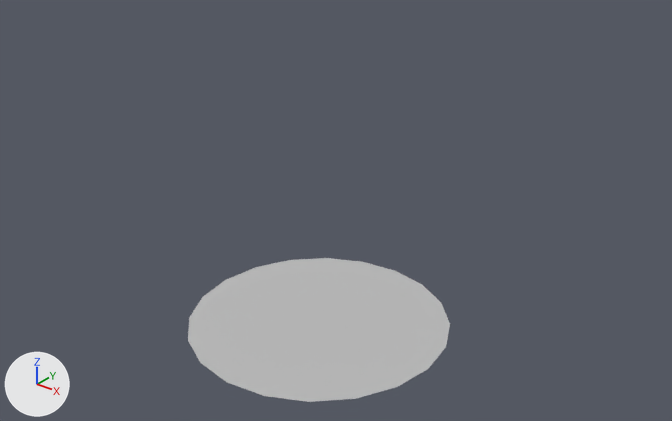
The FBX model The Demon King/Assets/SandBoxes/AlexO/VFX/SM_EvolveAura.fbx, before and after one commit.
Before and after are seen from a 50 mm lens placed at (4.25, -5.09, 4.24), pointed at (0.3, -0.15, 1.17). Every picture has the same lights, and +X, +Y and +Z are marked at lower left. Where no turn or scale is listed for an object, it has been applied to the vertices.

Names of what the first picture shows: 'SM_Disc'.
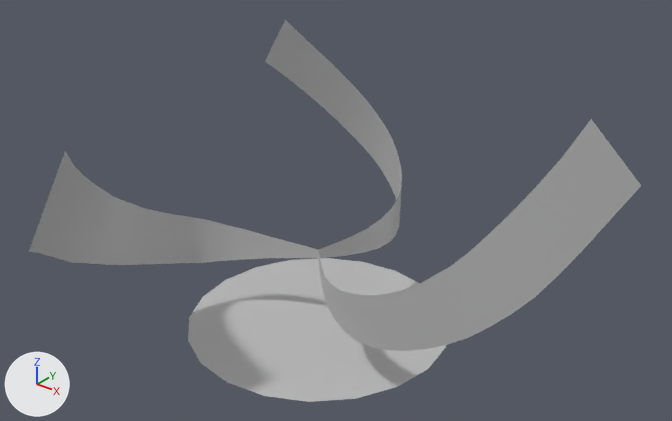
Commit message: Messing With Evolve Aura

Pixel boxes [x1, y1, x2, y2] of what changed, in the pictures (672 x 421 px):
```json
{"object": "Swipe1", "change": "added", "after": [318, 119, 641, 351]}
{"object": "Swipe3", "change": "added", "after": [29, 151, 318, 265]}
{"object": "Swipe2", "change": "added", "after": [265, 20, 402, 258]}
```

Edits to the scene script, one JSON object a line:
```json
{"op": "add", "block": "mat_lambert1", "code": ["mat_lambert1 = principled_material('lambert1')", "mat_lambert1.base_color = (0.5, 0.5, 0.5)  # grey #bcbcbc"]}
{"op": "add", "block": "me_mesh_002", "code": ["me_mesh_002 = bpy.data.meshes.new('Mesh.002')", "me_mesh_002.from_pydata(...)  # 38 vertices, 18 faces; spans x -1.88..0.14, y 0.0..1.65, z -0.24..1.37", "me_mesh_002.materials.append(mat_lambert1)  # grey #bcbcbc"]}
{"op": "add", "block": "me_mesh_003", "code": ["me_mesh_003 = bpy.data.meshes.new('Mesh.003')", "me_mesh_003.from_pydata(...)  # 38 vertices, 18 faces; spans x -1.12..0.0, y -2.36..0.0, z -0.24..1.37", "me_mesh_003.materials.append(mat_lambert1)  # grey #bcbcbc"]}
{"op": "add", "block": "me_mesh_001", "code": ["me_mesh_001 = bpy.data.meshes.new('Mesh.001')", "me_mesh_001.from_pydata(...)  # 38 vertices, 18 faces; spans x 0.0..2.2, y -0.58..0.9, z -0.24..1.37", "me_mesh_001.materials.append(mat_lambert1)  # grey #bcbcbc"]}
{"op": "add", "block": "ob_swipe2", "code": ["ob_swipe2 = bpy.data.objects.new('Swipe2', me_mesh_002)", "ob_swipe2.location = (0.0, 0.0, 0.677)"]}
{"op": "add", "block": "ob_swipe3", "code": ["ob_swipe3 = bpy.data.objects.new('Swipe3', me_mesh_003)", "ob_swipe3.location = (0.0, 0.0, 0.677)"]}
{"op": "add", "block": "ob_swipe1", "code": ["ob_swipe1 = bpy.data.objects.new('Swipe1', me_mesh_001)", "ob_swipe1.location = (0.0, 0.0, 0.677)"]}
```
